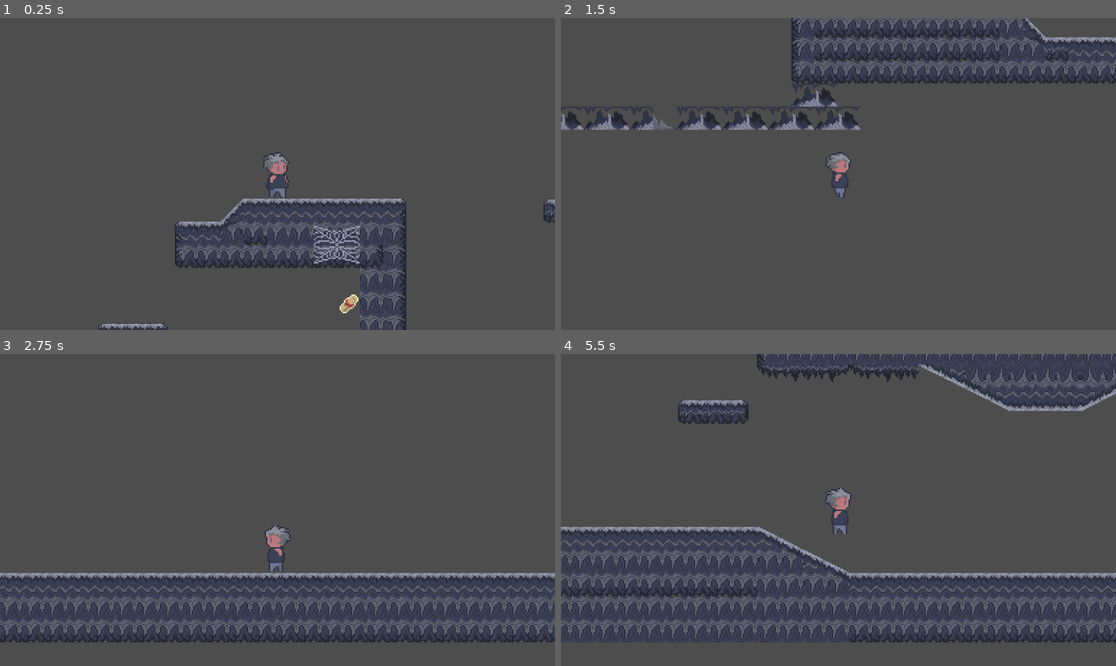
Above: before the commit, frames 1-4 (two rows, left to right).
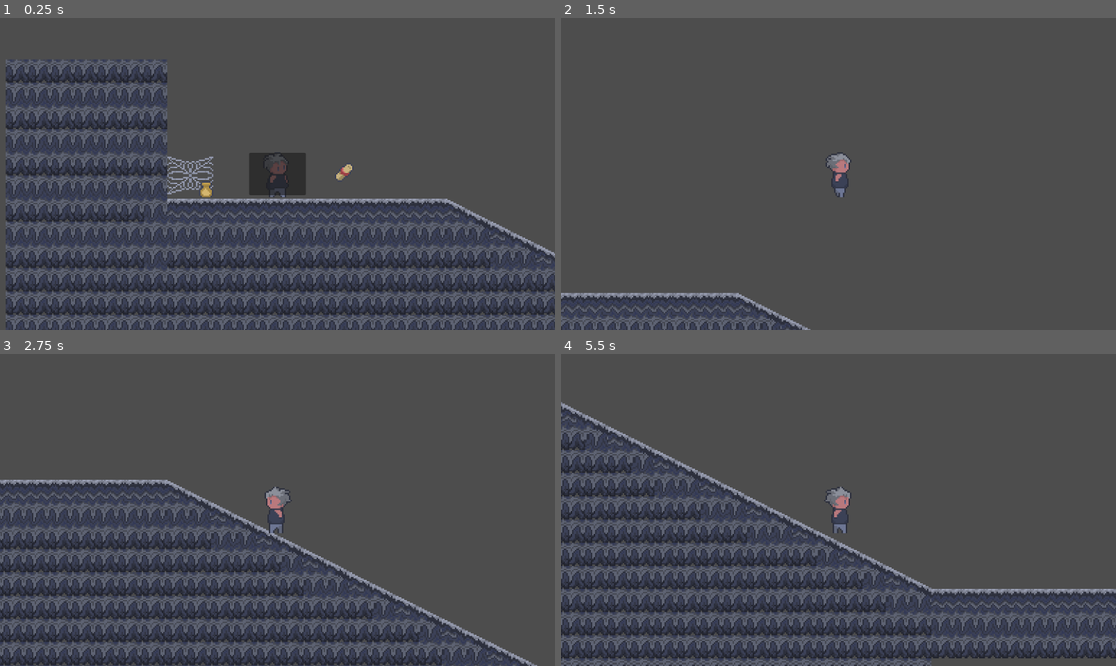
Above: after the commit, the same moments.

Repository: darker-knightRD/Mind-Growth
Game: Godot game, scene res://Scenes/Levels/game.tscn
Same seed, same stepped clock (60 frames per second), same inputs: the game is played once before the commit and once after it.
Inputs:
- Up to frame 1 (0.25 s): no input
- Up to frame 2 (1.5 s): hold Right (Move Right) from 0.53 s (still down); tap E (Interact, bound only after the commit) at 0.6, 1.35 s; tap Space (Jump) at 0.77 s
- Up to frame 3 (2.75 s): tap Space (Jump) at 1.52 s; release Right (Move Right) at 2.03 s; hold Left (Move Left) from 2.03 s (still down); tap E (Interact, bound only after the commit) at 2.1 s
- Up to frame 4 (5.5 s): release Left (Move Left) at 2.78 s; hold Right (Move Right) 2.78-4.28 s; tap E (Interact, bound only after the commit) every 0.75 s from 2.85 to 5.1 s; tap Space (Jump) at 3.02, 3.77, 4.52 s; hold Left (Move Left) 4.28-5.03 s; hold Right (Move Right) from 5.03 s (still down)

The runs differ from the first frame. In frame 1, 29% of the frame differs, in the area x 1-100%, y 13-100%; in frame 2, 12%; in frame 3, 23%; in frame 4, 30%, in the area x 0-100%, y 0-100%.

Commit message:
added notes

Diff:
--- a/Scenes/Levels/game.tscn
+++ b/Scenes/Levels/game.tscn
@@ -1,14 +1,15 @@
-[gd_scene load_steps=41 format=4 uid="uid://c4npyuft3dwt1"]
+[gd_scene load_steps=42 format=4 uid="uid://c4npyuft3dwt1"]
 
 [ext_resource type="PackedScene" uid="uid://bppncm0fpps0u" path="res://Scenes/MainPlayer.tscn" id="1_ds3o4"]
 [ext_resource type="PackedScene" uid="uid://08ly2ts2yrr4" path="res://Scenes/next_level.tscn" id="2_72uep"]
 [ext_resource type="PackedScene" uid="uid://d2b2nip3s8w4n" path="res://Scenes/Levels/game2.tscn" id="3_b2ers"]
 [ext_resource type="Texture2D" uid="uid://baqfsb1ddgjus" path="res://sprite/cave-tileset.webp" id="4_i10s3"]
 [ext_resource type="Texture2D" uid="uid://bfifxupsleh5w" path="res://sprite/cave-tileset (1).webp" id="5_c11q5"]
-[ext_resource type="PackedScene" uid="uid://c7kql2bydlfxe" path="res://Scenes/moving_platform.tscn" id="5_yla1s"]
+[ext_resource type="PackedScene" uid="uid://b5kcuhd5mk4ap" path="res://Scenes/moving_platform.tscn" id="5_yla1s"]
 [ext_resource type="PackedScene" uid="uid://dlhiu0u5ye14w" path="res://Scenes/net_block.tscn" id="6_osokm"]
-[ext_resource type="PackedScene" uid="uid://dtbdr3fhfs3lp" path="res://Scenes/killzone.tscn" id="6_q2try"]
-[ext_resource type="PackedScene" uid="uid://c2kuo5djk8qqc" path="res://Scenes/pot.tscn" id="7_o86a8"]
+[ext_resource type="PackedScene" uid="uid://dtbdr3fhfs3lp" path="res://Scenes/Objects/killzone.tscn" id="6_q2try"]
+[ext_resource type="PackedScene" uid="uid://chexitbsqojjb" path="res://Scenes/Objects/note.tscn" id="10_7l4mf"]
+[ext_resource type="PackedScene" uid="uid://damxclys63n8" path="res://Scenes/Objects/pot.tscn" id="10_q2try"]
 
 [sub_resource type="WorldBoundaryShape2D" id="WorldBoundaryShape2D_qxrlw"]
 
@@ -533,7 +534,8 @@
 [node name="Game" type="Node2D"]
 
 [node name="Player" parent="." instance=ExtResource("1_ds3o4")]
-position = Vector2(-41, 75)
+position = Vector2(-1154, 384)
+move_speed = 200.0
 
 [node name="StaticBody2D" type="StaticBody2D" parent="."]
 position = Vector2(495, 636)
@@ -546,13 +548,6 @@
 [node name="next_level" parent="." instance=ExtResource("2_72uep")]
 position = Vector2(1355, 345)
 next_level = ExtResource("3_b2ers")
-
-[node name="Label" type="Label" parent="."]
-offset_left = 1013.0
-offset_top = 167.0
-offset_right = 1053.0
-offset_bottom = 190.0
-text = "1"
 
 [node name="TileMapLayer" type="TileMapLayer" parent="."]
 z_index = -1
@@ -708,22 +703,24 @@
 autoplay = "SIDE"
 speed_scale = 0.5
 
-[node name="pot7" type="Node2D" parent="."]
-
-[node name="pot" parent="pot7" instance=ExtResource("7_o86a8")]
-position = Vector2(244, 586)
-
-[node name="pot2" parent="pot7" instance=ExtResource("7_o86a8")]
-position = Vector2(-284, 344)
-
-[node name="pot4" parent="pot7" instance=ExtResource("7_o86a8")]
-position = Vector2(-243, 585)
-
-[node name="pot5" parent="pot7" instance=ExtResource("7_o86a8")]
-position = Vector2(-125, 589)
-
-[node name="pot6" parent="pot7" instance=ExtResource("7_o86a8")]
-position = Vector2(-172, 584)
-
-[node name="pot3" parent="pot7" instance=ExtResource("7_o86a8")]
+[node name="Pots" type="Node" parent="."]
+
+[node name="pot" parent="Pots" instance=ExtResource("10_q2try")]
 position = Vector2(-1203, 395)
+
+[node name="pot2" parent="Pots" instance=ExtResource("10_q2try")]
+position = Vector2(-242, 587)
+
+[node name="pot3" parent="Pots" instance=ExtResource("10_q2try")]
+position = Vector2(-171, 588)
+
+[node name="pot4" parent="Pots" instance=ExtResource("10_q2try")]
+position = Vector2(-124, 588)
+
+[node name="pot5" parent="Pots" instance=ExtResource("10_q2try")]
+position = Vector2(245, 588)
+
+[node name="Note" parent="." instance=ExtResource("10_7l4mf")]
+position = Vector2(-1108, 381)
+note_title = "HALLO"
+Sentence = "HELLASOA"
--- a/Scenes/Levels/game2.tscn
+++ b/Scenes/Levels/game2.tscn
@@ -1,13 +1,12 @@
-[gd_scene load_steps=22 format=4 uid="uid://d2b2nip3s8w4n"]
+[gd_scene load_steps=21 format=4 uid="uid://d2b2nip3s8w4n"]
 
 [ext_resource type="PackedScene" uid="uid://bppncm0fpps0u" path="res://Scenes/MainPlayer.tscn" id="1_75d0i"]
 [ext_resource type="PackedScene" uid="uid://08ly2ts2yrr4" path="res://Scenes/next_level.tscn" id="2_75d0i"]
 [ext_resource type="PackedScene" uid="uid://cu5i1w5wu1lhe" path="res://Scenes/Levels/game3.tscn" id="3_86ckt"]
 [ext_resource type="Texture2D" uid="uid://bfifxupsleh5w" path="res://sprite/cave-tileset (1).webp" id="5_qddnc"]
 [ext_resource type="Texture2D" uid="uid://cxt137nqwa1ig" path="res://sprite/forest_tileset.webp" id="5_rvasn"]
-[ext_resource type="PackedScene" uid="uid://dtbdr3fhfs3lp" path="res://Scenes/killzone.tscn" id="6_0f8rt"]
+[ext_resource type="PackedScene" uid="uid://dtbdr3fhfs3lp" path="res://Scenes/Objects/killzone.tscn" id="6_0f8rt"]
 [ext_resource type="PackedScene" uid="uid://cgiehr6ajr5dm" path="res://Scenes/grass.tscn" id="6_5af42"]
-[ext_resource type="PackedScene" uid="uid://c2kuo5djk8qqc" path="res://Scenes/pot.tscn" id="6_3434j"]
 [ext_resource type="PackedScene" uid="uid://fxlxufjh30yo" path="res://Scenes/object.tscn" id="6_nye4l"]
 [ext_resource type="PackedScene" uid="uid://b7y5lbd6jkrln" path="res://Scenes/crow.tscn" id="7_4pubc"]
 [ext_resource type="PackedScene" uid="uid://dpvb14q101td" path="res://Scenes/branches.tscn" id="7_5af42"]
@@ -1344,9 +1343,6 @@
 [node name="grass16" parent="grass3" instance=ExtResource("6_5af42")]
 position = Vector2(218, 617)
 
-[node name="pot" parent="." instance=ExtResource("6_3434j")]
-position = Vector2(260, -203)
-
 [node name="object" parent="." instance=ExtResource("6_nye4l")]
 unique_name_in_owner = true
 z_index = 2
--- a/Scenes/killzone.tscn
+++ b/Scenes/Objects/killzone.tscn
@@ -1,6 +1,6 @@
 [gd_scene load_steps=2 format=3 uid="uid://dtbdr3fhfs3lp"]
 
-[ext_resource type="Script" uid="uid://d3o3v088yathi" path="res://Scenes/killzone.gd" id="1_jvagm"]
+[ext_resource type="Script" uid="uid://d3o3v088yathi" path="res://Scripts/Objects/killzone.gd" id="1_jvagm"]
 
 [node name="Killzone" type="Area2D"]
 collision_layer = 8
--- /dev/null
+++ b/Scenes/Objects/note.tscn
@@ -0,0 +1,49 @@
+[gd_scene load_steps=4 format=3 uid="uid://chexitbsqojjb"]
+
+[ext_resource type="Script" uid="uid://cs26mfry6f4w2" path="res://Scripts/Objects/note.gd" id="1_bv6e1"]
+[ext_resource type="Texture2D" uid="uid://bfifxupsleh5w" path="res://sprite/cave-tileset (1).webp" id="2_yjfqu"]
+
+[sub_resource type="RectangleShape2D" id="RectangleShape2D_s26px"]
+size = Vector2(16, 16)
+
+[node name="Note" type="Area2D" node_paths=PackedStringArray("label")]
+script = ExtResource("1_bv6e1")
+label = NodePath("CanvasLayer/PanelContainer/MarginContainer/Label")
+
+[node name="CollisionShape2D" type="CollisionShape2D" parent="."]
+position = Vector2(0, 2)
+shape = SubResource("RectangleShape2D_s26px")
+
+[node name="Sprite2D" type="Sprite2D" parent="."]
+position = Vector2(0, 1)
+texture = ExtResource("2_yjfqu")
+region_enabled = true
+region_rect = Rect2(32.2166, 64.2699, 15.9224, 14.7977)
+
+[node name="CanvasLayer" type="CanvasLayer" parent="."]
+
+[node name="PanelContainer" type="PanelContainer" parent="CanvasLayer"]
+anchors_preset = 8
+anchor_left = 0.5
+anchor_top = 0.5
+anchor_right = 0.5
+anchor_bottom = 0.5
+offset_left = -59.0
+offset_top = -44.0
+offset_right = 59.0
+offset_bottom = 44.0
+grow_horizontal = 2
+grow_vertical = 2
+
+[node name="MarginContainer" type="MarginContainer" parent="CanvasLayer/PanelContainer"]
+layout_mode = 2
+
+[node name="Label" type="Label" parent="CanvasLayer/PanelContainer/MarginContainer"]
+layout_mode = 2
+theme_override_font_sizes/font_size = 64
+text = "test"
+horizontal_alignment = 1
+vertical_alignment = 1
+
+[connection signal="body_entered" from="." to="." method="_on_body_entered"]
+[connection signal="body_exited" from="." to="." method="_on_body_exited"]
--- /dev/null
+++ b/Scenes/Objects/pot.tscn
@@ -0,0 +1,29 @@
+[gd_scene load_steps=4 format=3 uid="uid://damxclys63n8"]
+
+[ext_resource type="Texture2D" uid="uid://baqfsb1ddgjus" path="res://sprite/cave-tileset.webp" id="1_qs8wi"]
+
+[sub_resource type="GDScript" id="GDScript_ccdtx"]
+script/source = "extends Area2D
+
+
+func _on_body_entered(body: Node2D) -> void:
+	if body.is_in_group(\"Player\"):
+		queue_free()
+"
+
+[sub_resource type="RectangleShape2D" id="RectangleShape2D_nv2r3"]
+size = Vector2(13, 14)
+
+[node name="Area2D" type="Area2D"]
+script = SubResource("GDScript_ccdtx")
+
+[node name="Sprite2D" type="Sprite2D" parent="."]
+texture = ExtResource("1_qs8wi")
+region_enabled = true
+region_rect = Rect2(2.22779, 68.0405, 12.4266, 13.5712)
+
+[node name="CollisionShape2D" type="CollisionShape2D" parent="."]
+position = Vector2(-0.5, 0)
+shape = SubResource("RectangleShape2D_nv2r3")
+
+[connection signal="body_entered" from="." to="." method="_on_body_entered"]
--- a/Scenes/pot.gd
+++ /dev/null
@@ -1,11 +0,0 @@
-extends RigidBody2D
-
-@onready var animation_player: AnimationPlayer = $Node/AnimationPlayer
-
-
-# Called when the node enters the scene tree for the first time.
-
-
-func _on_area_2d_body_entered(_body: Node2D) -> void:
-	animation_player.play("fade")
-	queue_free()
--- a/Scenes/pot.tscn
+++ /dev/null
@@ -1,115 +0,0 @@
-[gd_scene load_steps=9 format=3 uid="uid://c2kuo5djk8qqc"]
-
-[ext_resource type="Script" uid="uid://d2e5elbaf107g" path="res://Scenes/pot.gd" id="1_b8ggh"]
-[ext_resource type="Texture2D" uid="uid://baqfsb1ddgjus" path="res://sprite/cave-tileset.webp" id="1_cc2i1"]
-
-[sub_resource type="Animation" id="Animation_tpvhl"]
-length = 0.001
-tracks/0/type = "value"
-tracks/0/imported = false
-tracks/0/enabled = true
-tracks/0/path = NodePath(".:modulate")
-tracks/0/interp = 1
-tracks/0/loop_wrap = true
-tracks/0/keys = {
-"times": PackedFloat32Array(0),
-"transitions": PackedFloat32Array(1),
-"update": 0,
-"values": [Color(1, 1, 1, 1)]
-}
-tracks/1/type = "value"
-tracks/1/imported = false
-tracks/1/enabled = true
-tracks/1/path = NodePath(".:self_modulate")
-tracks/1/interp = 1
-tracks/1/loop_wrap = true
-tracks/1/keys = {
-"times": PackedFloat32Array(0),
-"transitions": PackedFloat32Array(1),
-"update": 0,
-"values": [Color(1, 1, 1, 1)]
-}
-
-[sub_resource type="Animation" id="Animation_rj0eo"]
-resource_name = "fade"
-tracks/0/type = "value"
-tracks/0/imported = false
-tracks/0/enabled = true
-tracks/0/path = NodePath(".:modulate")
-tracks/0/interp = 0
-tracks/0/loop_wrap = true
-tracks/0/keys = {
-"times": PackedFloat32Array(0, 0.633333, 0.9),
-"transitions": PackedFloat32Array(1, 1, 1),
-"update": 0,
-"values": [Color(1, 1, 1, 1), Color(1, 1, 1, 0.215686), Color(1, 1, 1, 0)]
-}
-tracks/1/type = "value"
-tracks/1/imported = false
-tracks/1/enabled = true
-tracks/1/path = NodePath(".:self_modulate")
-tracks/1/interp = 1
-tracks/1/loop_wrap = true
-tracks/1/keys = {
-"times": PackedFloat32Array(0, 1),
-"transitions": PackedFloat32Array(1, 1),
-"update": 0,
-"values": [Color(1, 1, 1, 1), Color(1, 1, 1, 0)]
-}
-
-[sub_resource type="Animation" id="Animation_b8ggh"]
-resource_name = "idle"
-tracks/0/type = "value"
-tracks/0/imported = false
-tracks/0/enabled = true
-tracks/0/path = NodePath(".:modulate")
-tracks/0/interp = 1
-tracks/0/loop_wrap = true
-tracks/0/keys = {
-"times": PackedFloat32Array(0),
-"transitions": PackedFloat32Array(1),
-"update": 0,
-"values": [Color(1, 1, 1, 1)]
-}
-
-[sub_resource type="AnimationLibrary" id="AnimationLibrary_kvtqg"]
-_data = {
-&"RESET": SubResource("Animation_tpvhl"),
-&"fade": SubResource("Animation_rj0eo"),
-&"idle": SubResource("Animation_b8ggh")
-}
-
-[sub_resource type="RectangleShape2D" id="RectangleShape2D_b8ggh"]
-size = Vector2(9, 10)
-
-[sub_resource type="RectangleShape2D" id="RectangleShape2D_sptmv"]
-size = Vector2(149, 33)
-
-[node name="pot" type="RigidBody2D"]
-collision_layer = 8
-collision_mask = 7
-script = ExtResource("1_b8ggh")
-
-[node name="Node" type="Sprite2D" parent="."]
-texture = ExtResource("1_cc2i1")
-region_enabled = true
-region_rect = Rect2(2.22779, 68.0405, 12.4266, 13.5712)
-
-[node name="AnimationPlayer" type="AnimationPlayer" parent="Node"]
-libraries = {
-&"": SubResource("AnimationLibrary_kvtqg")
-}
-speed_scale = 0.1
-
-[node name="CollisionShape2D" type="CollisionShape2D" parent="."]
-position = Vector2(0.5, 0)
-shape = SubResource("RectangleShape2D_b8ggh")
-
-[node name="Area2D" type="Area2D" parent="."]
-collision_layer = 0
-
-[node name="CollisionShape2D" type="CollisionShape2D" parent="Area2D"]
-position = Vector2(0, -22.5)
-shape = SubResource("RectangleShape2D_sptmv")
-
-[connection signal="body_entered" from="Area2D" to="." method="_on_area_2d_body_entered"]
--- /dev/null
+++ b/Scripts/Objects/note.gd
@@ -0,0 +1,33 @@
+extends Area2D
+
+var this_note = Note.new()
+@export var note_title:String
+@export var Sentence:String
+@export var label: Label
+var player_in_area:bool
+
+func _ready() -> void:
+	label.visible = false
+	this_note.title = note_title
+	this_note.dialogue = Sentence
+
+func _process(delta: float) -> void:
+	if player_in_area:
+		if Input.is_action_just_pressed("Interact"):
+			queue_free()
+
+func _on_body_entered(body: Node2D) -> void:
+	if body.is_in_group("Player"):
+		NoteInventory.Notes.append(this_note)
+		show_dialogue()
+
+
+func show_dialogue() -> void:
+	label.visible = true
+	label.text = Sentence
+	player_in_area = true
+
+
+func _on_body_exited(body: Node2D) -> void:
+	label.visible = false
+	player_in_area = true
--- a/Scripts/SaveData/saved_game_class.gd
+++ b/Scripts/SaveData/saved_game_class.gd
@@ -1,3 +1,4 @@
 class_name SavedGame
 extends Resource
 @export var SavedLevel:PackedScene
+var NoteInventory:Array[Note]
--- a/Scripts/main_player.gd
+++ b/Scripts/main_player.gd
@@ -5,6 +5,7 @@
 @export var move_speed:float = 400.0
 @export var jump_force:float
 @export var sprite:Sprite2D
+var NotesSentences:Array[Note]
 
 func _ready() -> void:
 	state_machine.init(self, sprite, animations, move_speed, jump_force)
--- a/Scripts/next_level.gd
+++ b/Scripts/next_level.gd
@@ -13,5 +13,6 @@
 func save_game() -> void:
 	var saved_game = SavedGame.new()
 	saved_game.SavedLevel = next_level
+	saved_game.NoteInventory = NoteInventory.Notes
 
 	ResourceSaver.save(saved_game, "user://save.tres")
--- /dev/null
+++ b/Scripts/note_class.gd
@@ -0,0 +1,4 @@
+class_name Note
+extends Resource
+@export var title: String
+@export var dialogue: String
--- /dev/null
+++ b/Scripts/note_inventory.gd
@@ -0,0 +1,3 @@
+extends Node
+
+var Notes:Array[Note] = []
--- a/project.godot
+++ b/project.godot
@@ -14,6 +14,10 @@
 run/main_scene="uid://c4npyuft3dwt1"
 config/features=PackedStringArray("4.4", "Forward Plus")
 config/icon="res://icon.svg"
+
+[autoload]
+
+NoteInventory="*res://Scripts/note_inventory.gd"
 
 [global_group]
 
@@ -38,6 +42,15 @@
 , Object(InputEventKey,"resource_local_to_scene":false,"resource_name":"","device":-1,"window_id":0,"alt_pressed":false …(183 unchanged characters)…
 ]
 }
+Interact={
+"deadzone": 0.2,
+"events": [Object(InputEventKey,"resource_local_to_scene":false,"resource_name":"","device":-1,"window_id":0,"alt_pressed":false,"shift_pressed":false,"ctrl_pressed":false,"meta_pressed":false,"pressed":false,"keycode":0,"physical_keycode":69,"key_label":0,"unicode":101,"location":0,"echo":false,"script":null)
+]
+}
+
+[internationalization]
+
+locale/translations_pot_files=PackedStringArray("res://Dialogues/NoteDialogue.dialogue")
 
 [layer_names]
 
Not shown, removed: Scenes/pot.gd.uid
Renamed: Scenes/killzone.gd -> Scripts/Objects/killzone.gd
Renamed: Scenes/killzone.gd.uid -> Scripts/Objects/killzone.gd.uid
Not shown, added: Scripts/Objects/note.gd.uid
Not shown, added: Scripts/note_class.gd.uid
Not shown, added: Scripts/note_inventory.gd.uid
